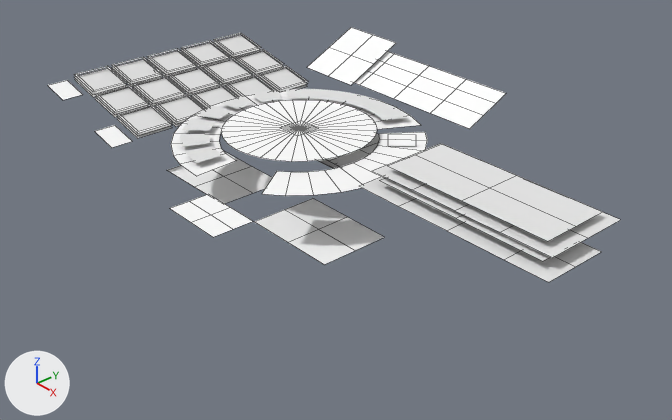
The Blender file raw_assets/ui.blend, before and after one commit.
One viewpoint serves both versions: a 50 mm lens placed at (0.429, -0.344, 0.244), pointed at (0.047, -0.01, -0.031). Every picture has the same lights, and +X, +Y and +Z are marked at lower left. Mesh edges are drawn as thin lines on the coarser meshes.

Objects in the first picture: 'brightness', 'brush14', 'clear', 'colorsbg', 'copy', 'currentcolor', 'hue', 'msg_error', 'msg_save', 'save', 'size', 'sizebg'.
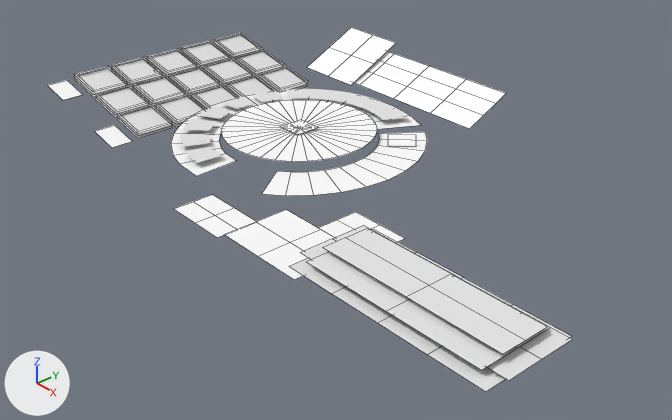
Boxes (x1, y1, x2, y2) around the edits, measured in the pictures (672 x 420 px; the box of a moved part takes in the faces that stretch with it):
'msg_save', reshaped: before (325, 133, 620, 258); after (289, 229, 572, 392)
'msg_error', reshaped: before (317, 160, 601, 282); after (301, 225, 573, 381)
'save', mesh rescaled, moved: before (255, 198, 384, 265); after (224, 210, 335, 280)
'clear', mesh rescaled, moved: before (168, 151, 272, 204); after (319, 212, 405, 242)
'copy', moved: before (170, 194, 252, 237); after (174, 195, 256, 238)
part 3 of me_msg_error, moved or reshaped: before (359, 176, 601, 282); after (301, 225, 573, 381)
part 4 of me_msg_error, moved or reshaped: before (380, 178, 550, 261); after (323, 228, 548, 354)
part 5 of me_msg_error, deleted: before (318, 160, 339, 168)
part 6 of me_msg_save, moved or reshaped: before (372, 143, 620, 258); after (289, 229, 572, 392)
part 7 of me_msg_save, moved or reshaped: before (388, 144, 602, 241); after (306, 231, 550, 370)
part 8 of me_msg_save, deleted: before (326, 133, 380, 167)

The change, as a diff of the scene's bpy script:
```diff
--- a/raw_assets/ui.blend.py
+++ b/raw_assets/ui.blend.py
@@ me_share @@
 me_share.from_pydata(...)  # 9 vertices, 4 faces; spans x -0.0334..0.0334, y -0.0237..0.0237, z 0.0
 # used by ob_save; location = (0.05, -0.027, -0.0368)
+# me_share part 1: the whole mesh is scaled about its middle by (-0.885, 0.885, -2.41)
 me_share.materials.append(mat_mat_ui)
@@ me_save @@
 me_save.from_pydata(...)  # 9 vertices, 4 faces; spans x -0.0334..0.0334, y -0.0237..0.0237, z 0.0
 # used by ob_clear; location = (-0.05, -0.027, -0.038)
+# me_save part 2: the whole mesh is scaled about its middle by (-0.592, 0.592, -1.61)
 me_save.materials.append(mat_mat_ui)
@@ me_msg_error @@
 me_msg_error.from_pydata(...)  # 48 vertices, 24 faces; spans x -0.058..0.223, y -0.036..0.065, z -0.033..0.018
 # used by ob_msg_error; location = (0.0, 0.0, 0.0)
+# me_msg_error part 3: the loose piece of 15 vertices spanning x 0.095..0.223, y -0.036..0.005, z 0.013 is moved by (0.034, -0.069, 0.0)
+# me_msg_error part 4: the loose piece of 9 vertices spanning x 0.105..0.215, y -0.03..-0.001, z 0.018 is moved by (0.034, -0.069, 0.0)
+# me_msg_error part 5: the loose piece of 15 vertices spanning x -0.058..0.07, y 0.024..0.065, z -0.028 is deleted
 me_msg_error.materials.append(mat_mat_messages)
@@ me_msg_save @@
 me_msg_save.from_pydata(...)  # 48 vertices, 24 faces; spans x -0.056..0.218, y -0.028..0.075, z -0.026..0.024
 # used by ob_msg_save; location = (0.0, 0.0, 0.0)
+# me_msg_save part 6: the loose piece of 15 vertices spanning x 0.097..0.218, y -0.028..0.027, z 0.02 is moved by (0.036, -0.087, -0.009)
+# me_msg_save part 7: the loose piece of 9 vertices spanning x 0.104..0.211, y -0.023..0.021, z 0.024 is moved by (0.036, -0.087, -0.009)
+# me_msg_save part 8: the loose piece of 15 vertices spanning x -0.056..0.065, y 0.021..0.075, z -0.022 is deleted
 me_msg_save.materials.append(mat_mat_messages)
@@ ob_copy @@
 ob_copy = bpy.data.objects.new('copy', me_copy)
-ob_copy.location = (0.0364, -0.0943, -0.0079)
+ob_copy.location = (0.0385, -0.093, -0.0079)
@@ ob_save @@
 ob_save = bpy.data.objects.new('save', me_share)
-ob_save.location = (0.05, -0.027, -0.0368)
+ob_save.location = (0.0973, -0.086, -0.0023)
@@ ob_clear @@
 ob_clear = bpy.data.objects.new('clear', me_save)
-ob_clear.location = (-0.05, -0.027, -0.038)
+ob_clear.location = (0.1073, -0.0448, -0.0079)
```
